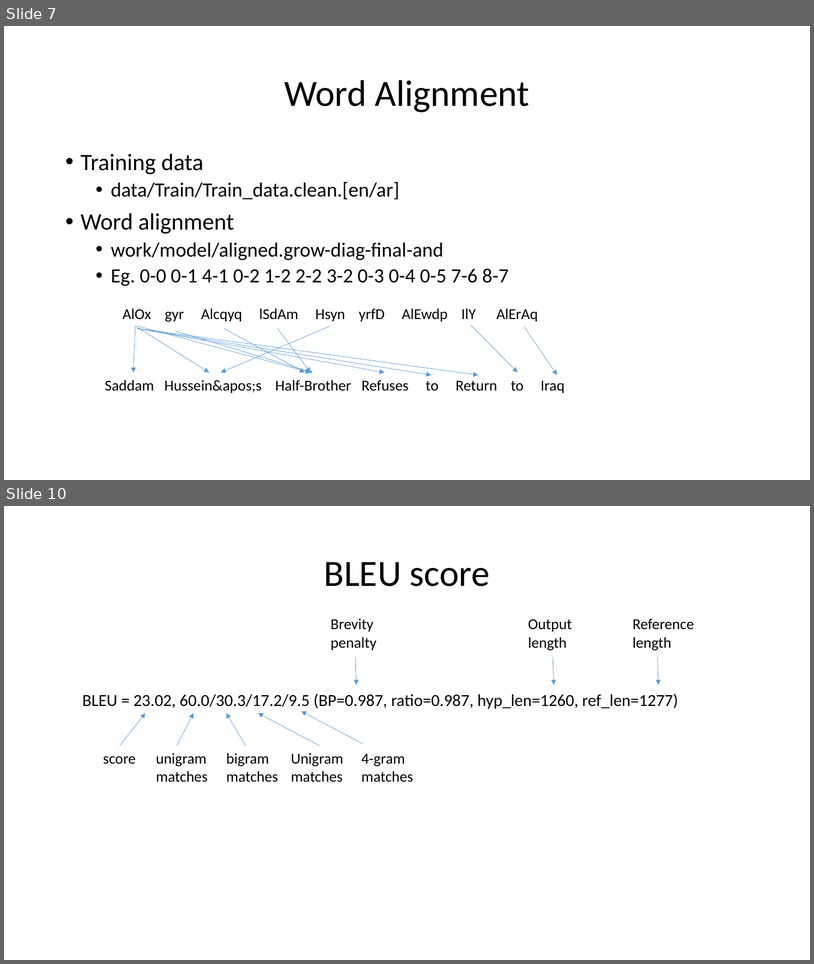
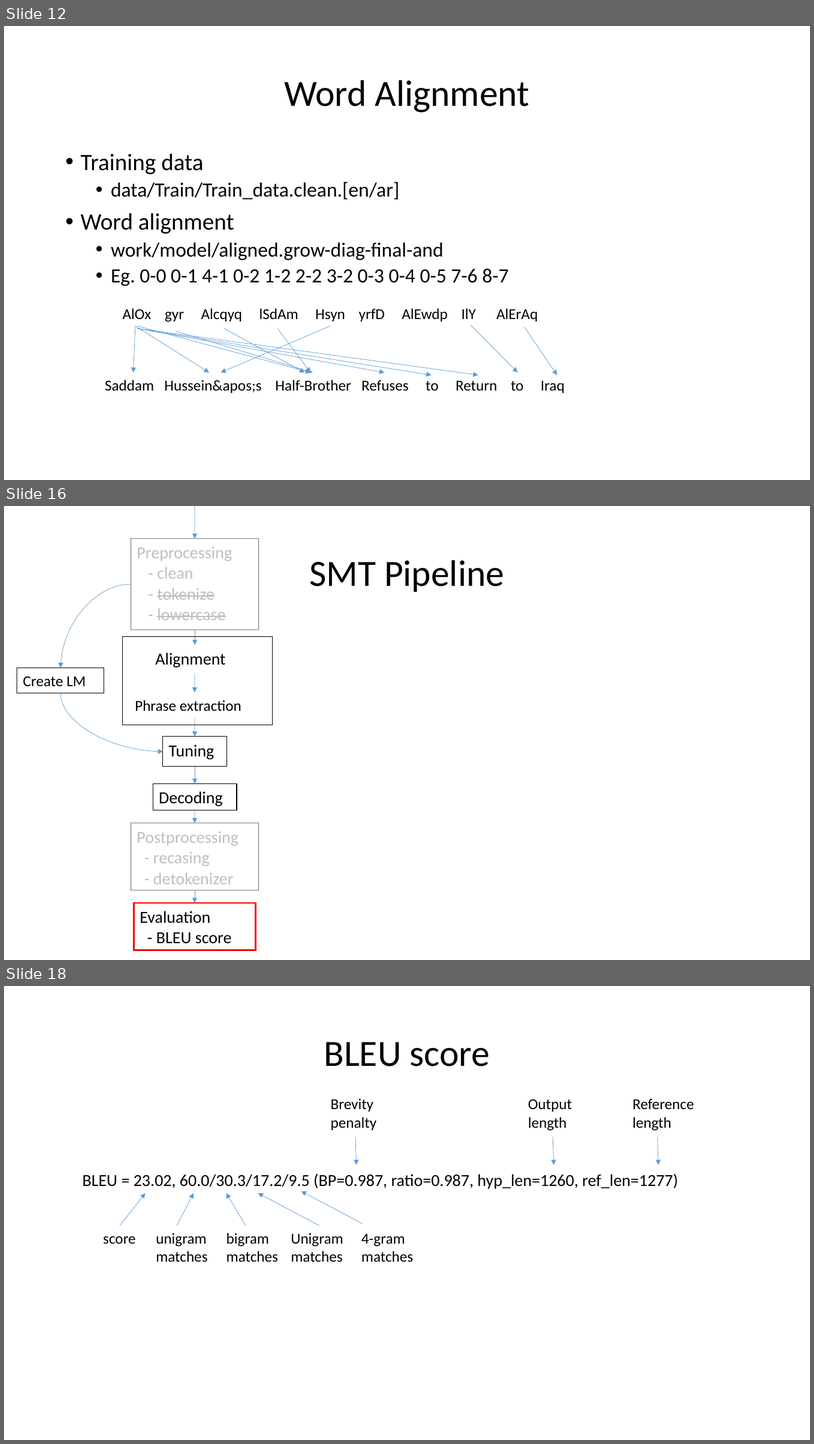
Before and after one commit to hieuhoang/papers, a slide deck: mtma16/slides.pptx. Shown one above the other, each under a label of ours: slides 7 and 10 before the commit, slides 12, 16 and 18 after it; the slides between them are not shown. The pictures are 814x964 and 814x1444 pixels, drawn with LibreOffice and Linux fonts; fonts in the diff are those of the drawing. Boxes give left, top, right and bottom in pixels: in the first picture for what was removed or moved away, otherwise in the second. Text is boxed around its words. In the diff, an @@ line names an element or a change of style, - is before the commit and + after.

```diff
--- a/mtma16/slides.pptx
+++ b/mtma16/slides.pptx
@@ slide 16 added at bbox=[4, 506, 810, 960], background #FFFFFF @@
@@ arrow added from (195, 506) to (195, 538), #5B9BD5 0.5 pt @@
@@ rectangle added at bbox=[131, 538, 258, 630], outline #000000 0.74 pt, 20 pt, text #BFBFBF @@
+Preprocessing
+- clean
+- tokenize
+- lowercase
@@ title added at bbox=[309, 560, 504, 592], 44 pt, text #000000 @@
+SMT Pipeline
@@ curved arrow added from (131, 584) to (61, 667), #5B9BD5 0.5 pt @@
@@ arrow added from (195, 630) to (195, 645), #5B9BD5 0.5 pt @@
@@ rectangle added at bbox=[123, 636, 273, 724], outline #000000 0.75 pt @@
@@ rectangle added at bbox=[17, 667, 104, 693], outline #000000 0.74 pt, 18 pt, text #000000 @@
+Create LM
@@ text added at bbox=[155, 652, 225, 667], 20 pt, text #000000 @@
+Alignment
@@ arrow added from (195, 673) to (195, 693), #5B9BD5 0.5 pt @@
@@ curved arrow added from (61, 693) to (163, 751), #5B9BD5 0.5 pt @@
@@ text added at bbox=[135, 700, 242, 711], 18 pt, text #000000 @@
+Phrase extraction
@@ arrow added from (195, 718) to (195, 736), #5B9BD5 0.5 pt @@
@@ rectangle added at bbox=[163, 736, 227, 767], outline #000000 0.74 pt, 20 pt, text #000000 @@
+Tuning
@@ arrow added from (195, 767) to (195, 783), #5B9BD5 0.5 pt @@
@@ rectangle added at bbox=[153, 783, 237, 810], outline #000000 0.74 pt, 20 pt, text #000000 @@
+Decoding
@@ arrow added from (195, 810) to (195, 823), #5B9BD5 0.5 pt @@
@@ rectangle added at bbox=[131, 823, 258, 890], outline #000000 0.74 pt, 20 pt, text #BFBFBF @@
+Postprocessing
+- recasing
+- detokenizer
@@ arrow added from (195, 890) to (195, 903), #5B9BD5 0.5 pt @@
@@ rectangle added at bbox=[134, 903, 256, 950], outline #FF0000 2 pt, 20 pt, text #000000 @@
+Evaluation
+- BLEU score
@@ what was slide 7 is now slide 12 @@
@@ what was slide 10 is now slide 18 @@
```
Also in this commit, not shown: 6 slides changed, 7 other slides added, 1 other file.
